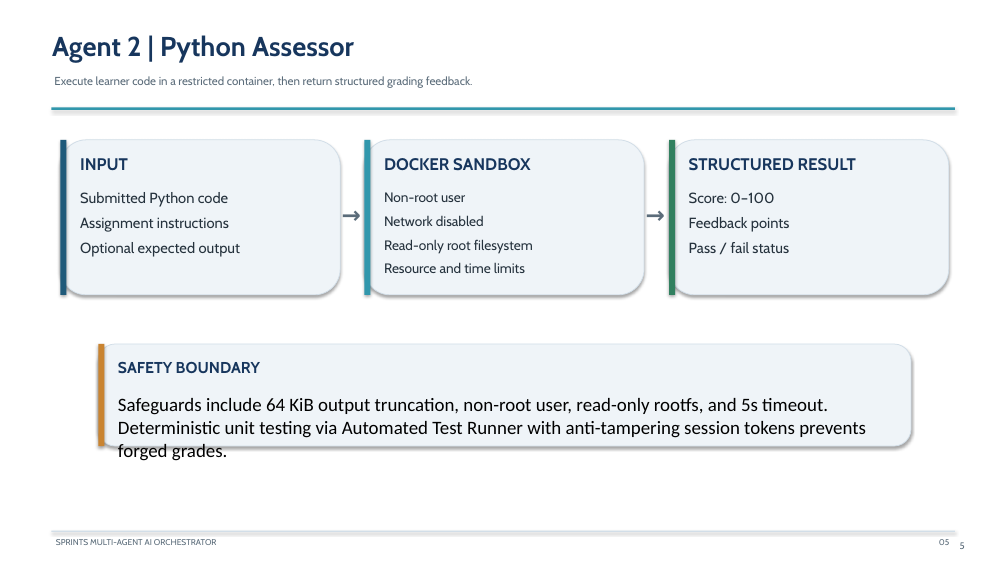
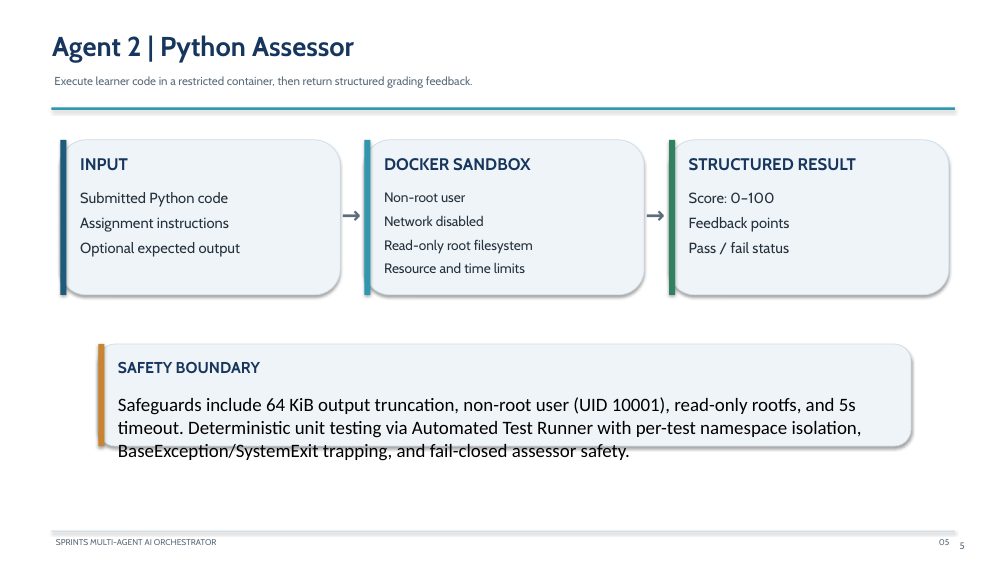
Before and after one commit to PhantomMW/sprints-ai-orchestrator, a slide deck: slide 5 of docs/SPRINTS_AI_ORCHESTRATOR_PRESENTATION.pptx. Drawn at 1008x567 pixels with LibreOffice and Linux fonts; fonts in the diff are those of the drawing. Boxes give left, top, right and bottom in pixels: in the first picture for what was removed or moved away, otherwise in the second. Text is boxed around its words. In the diff, an @@ line names an element or a change of style, - is before the commit and + after.

Commit message:
Harden test runner isolation, assessor fail-closed, aggregation privacy, durable HITL, and sync documentation

```diff
--- a/docs/SPRINTS_AI_ORCHESTRATOR_PRESENTATION.pptx
+++ b/docs/SPRINTS_AI_ORCHESTRATOR_PRESENTATION.pptx
@@ text at [118,397,862,461]: text changed @@
-Safeguards include 64 KiB output truncation, non-root user, read-only rootfs, and 5s timeout. Deterministic unit testing via Automated Test Runner with anti-tampering session tokens prevents forged grades.
+Safeguards include 64 KiB output truncation, non-root user (UID 10001), read-only rootfs, and 5s timeout. Deterministic unit testing via Automated Test Runner with per-test namespace isolation, BaseException/SystemExit trapping, and fail-closed assessor safety.
```
Also in this commit, not shown: 2 other slides changed, 13 other files.
